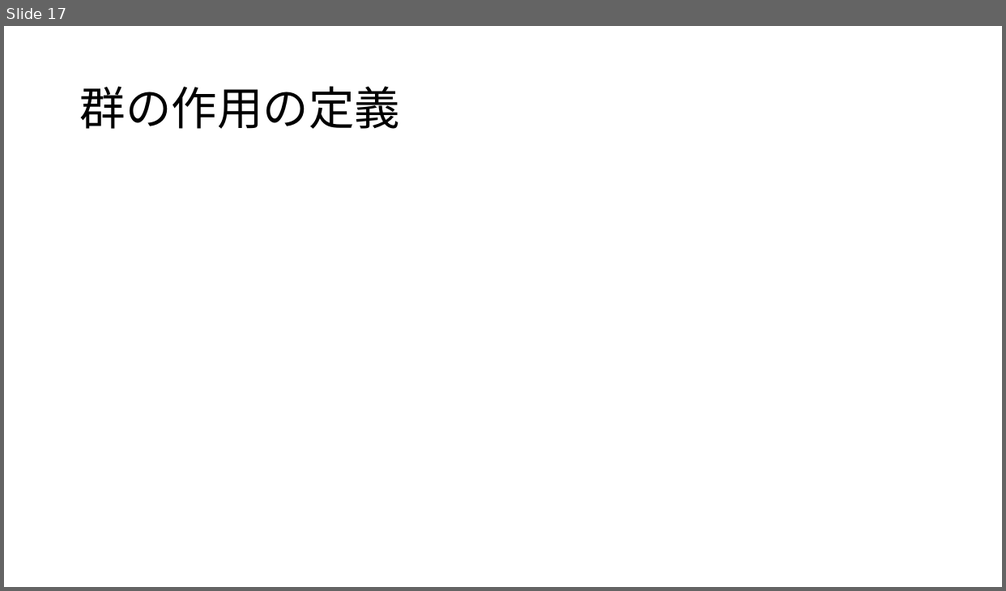
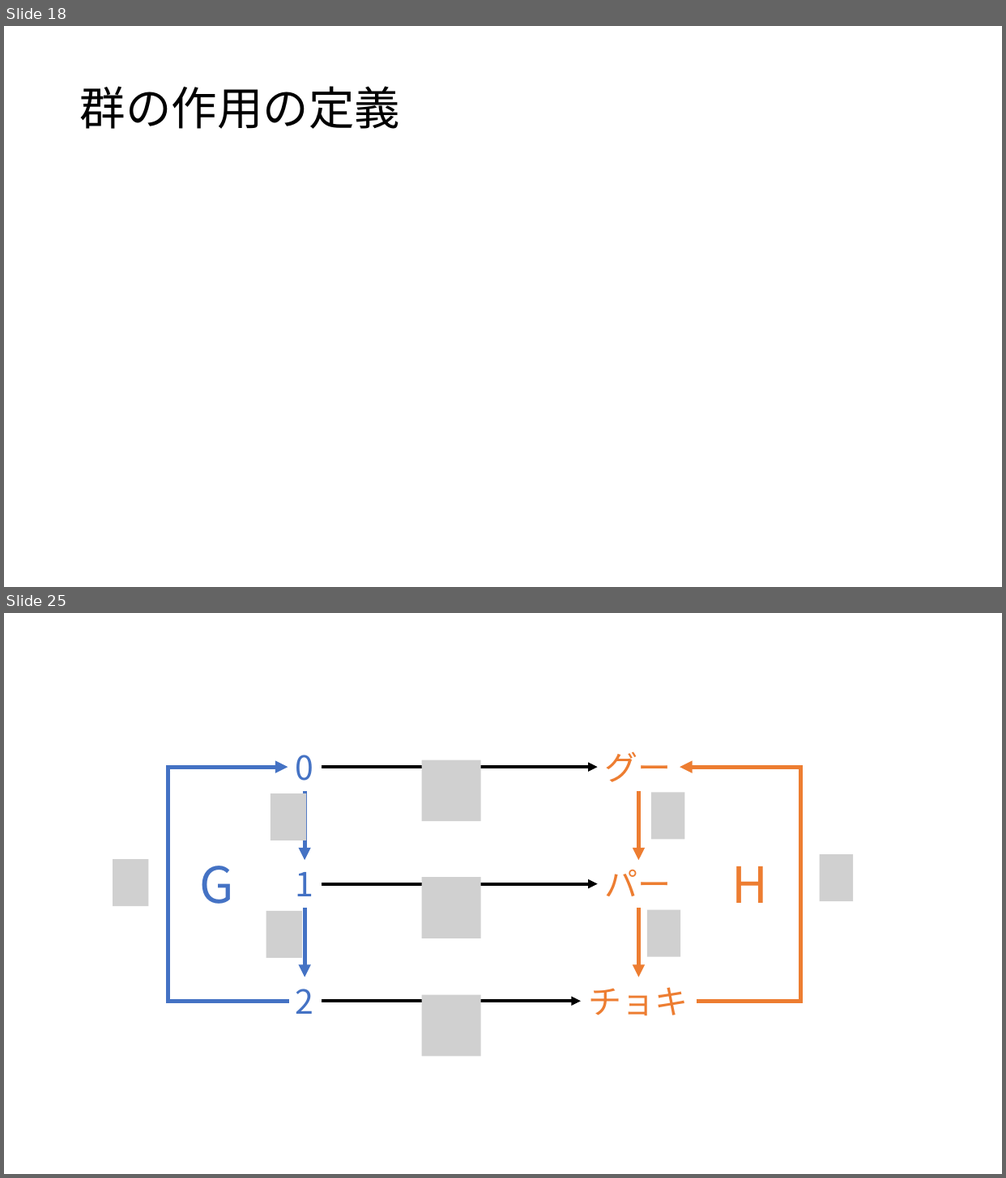
Before and after one commit to math-er/hyperbolic-space, a slide deck: section1(導入と一次分数変換)/群の気持ち.pptx. Shown one above the other, each under a label of ours: slide 17 before the commit, slides 18 and 25 after it; the slides between them are not shown. The pictures are 1006x591 and 1006x1178 pixels, drawn with LibreOffice and Linux fonts; fonts in the diff are those of the drawing; grey boxes stand for pictures. Boxes give left, top, right and bottom in pixels: in the first picture for what was removed or moved away, otherwise in the second. Text is boxed around its words. In the diff, an @@ line names an element or a change of style, - is before the commit and + after.

```diff
--- a/section1(導入と一次分数変換)/群の気持ち.pptx
+++ b/section1(導入と一次分数変換)/群の気持ち.pptx
@@ slide 25 added at (4,613,1002,1174), background #FFFFFF @@
@@ group added at (113,752,854,1057): 9 pictures, 8 texts, 7 arrows, 2 elbow arrows @@
+0
+1
+2
+グー
+パー
+チョキ
+G
+H
@@ what was slide 17 is now slide 18 @@
```
Also in this commit, not shown: 2 slides changed, 8 other slides added.
